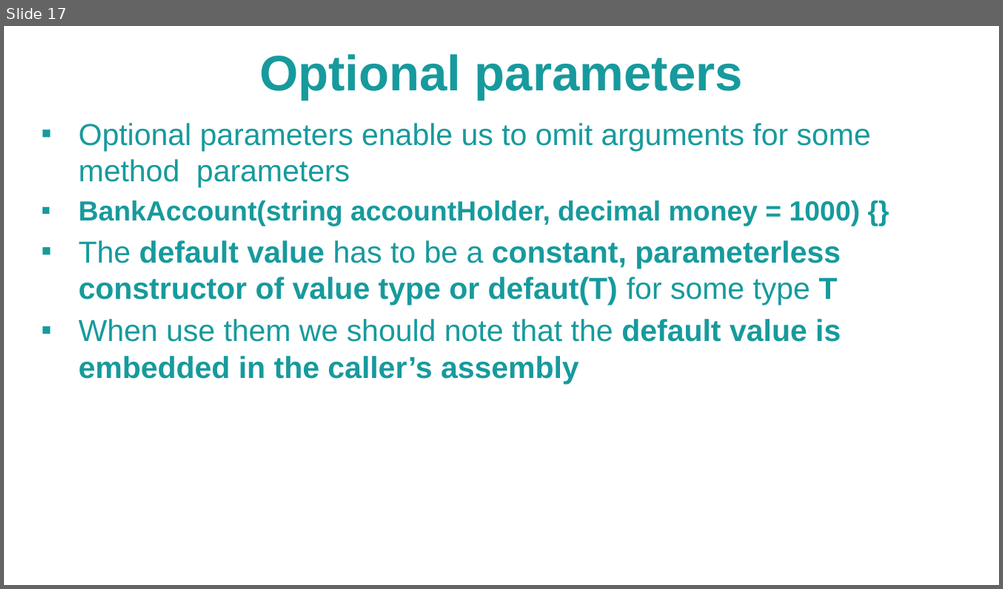
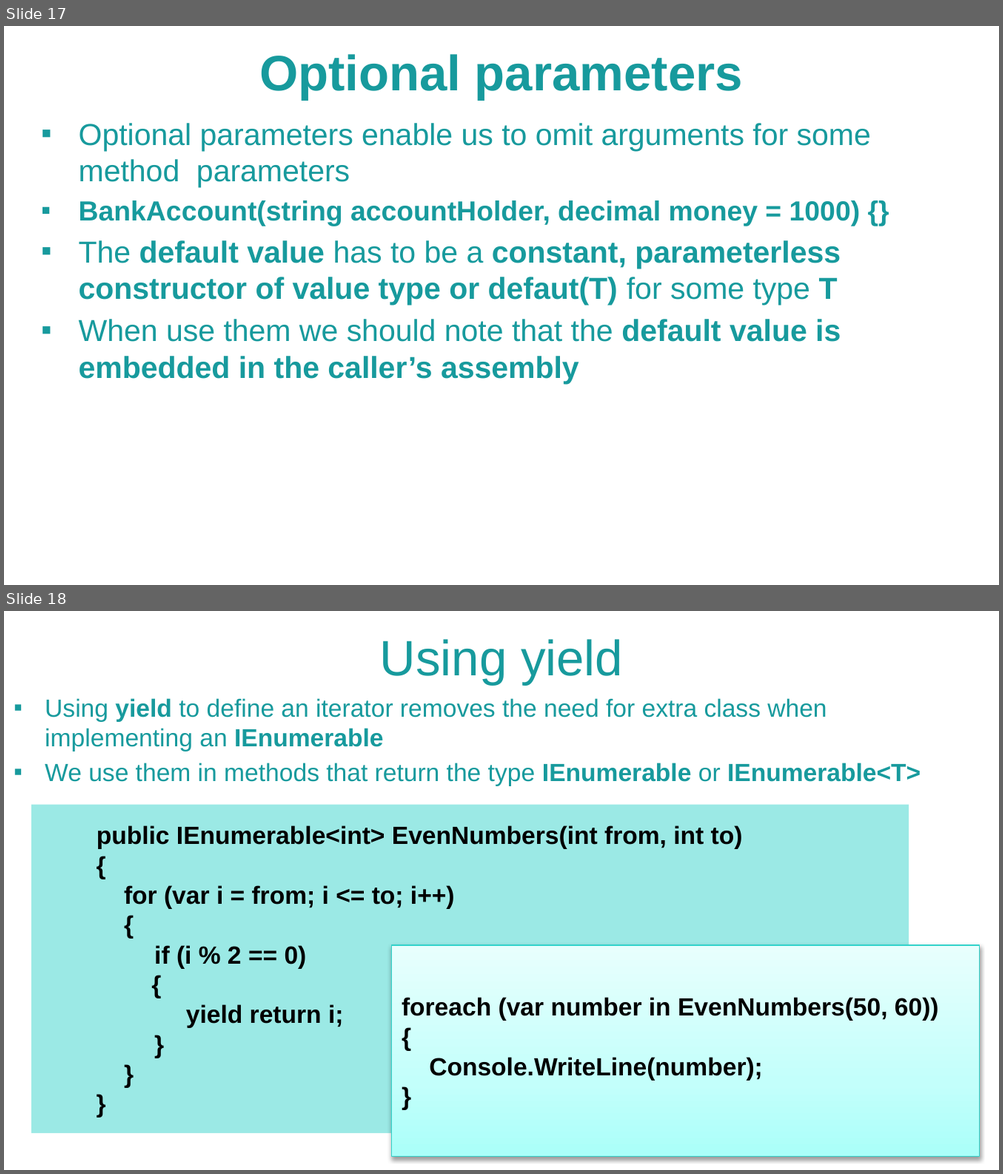
Before and after one commit to NaskoIT/CSharp-In-Depth, a slide deck: C# Tips and Tricks.pptx. Shown one above the other, each under a label of ours: slide 17 before the commit, slides 17 and 18 after it. The pictures are 1003x589 and 1003x1174 pixels, drawn with LibreOffice and Linux fonts; fonts in the diff are those of the drawing; background and template pictures are left out. Boxes give left, top, right and bottom in pixels: in the first picture for what was removed or moved away, otherwise in the second. Text is boxed around its words. In the diff, an @@ line names an element or a change of style, - is before the commit and + after.

Commit message:
Yield

```diff
--- a/C# Tips and Tricks.pptx
+++ b/C# Tips and Tricks.pptx
@@ slide 18 added at (x1=4, y1=611, x2=999, y2=1170), background picture (left out) @@
@@ text added at (x1=380, y1=639, x2=623, y2=685), 36 pt, text #179A9D @@
+Using yield
@@ text added at (x1=45, y1=698, x2=920, y2=786), 18 pt, text #179A9D @@
+▪ Using yield to define an iterator removes the need for extra class when implementing an IEnumerable
+▪ We use them in methods that return the type IEnumerable or IEnumerable<T>
@@ rectangle added at (x1=32, y1=805, x2=909, y2=1134), fill #38D4CD at 50% opacity, 18 pt, text #000000, bold @@
+public IEnumerable<int> EvenNumbers(int from, int to)
+{
+for (var i = from; i <= to; i++)
+{
+if (i % 2 == 0)
+{
+yield return i;
+}
+}
+}
@@ rectangle added at (x1=392, y1=945, x2=979, y2=1157), fill gradient #ABFFF9 to #C3FFFB to #E8FFFD, outline #33D3CC 0.75 pt, 18 pt, text #000000, bold @@
+foreach (var number in EvenNumbers(50, 60))
+{
+Console.WriteLine(number);
+}
```
Also in this commit, not shown: 4 other files.
